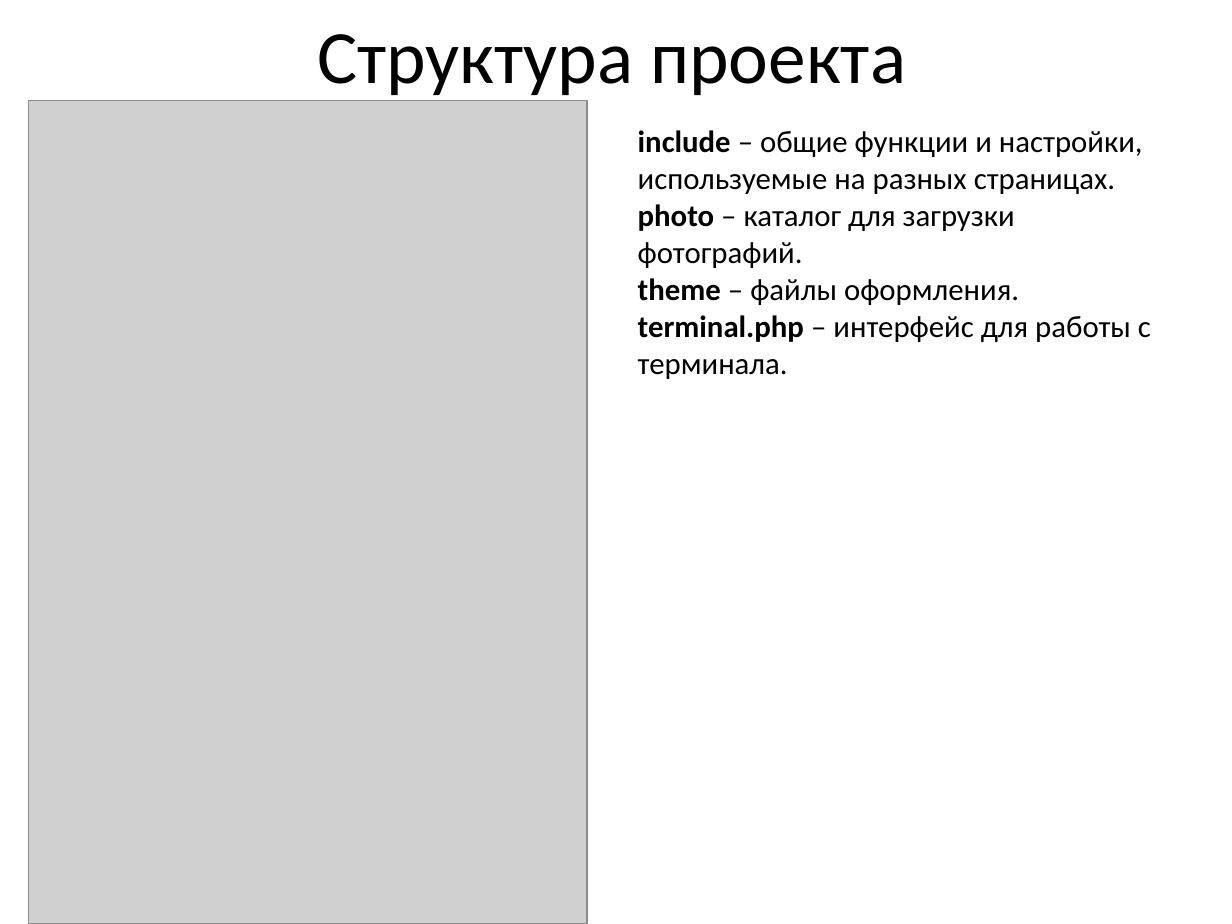
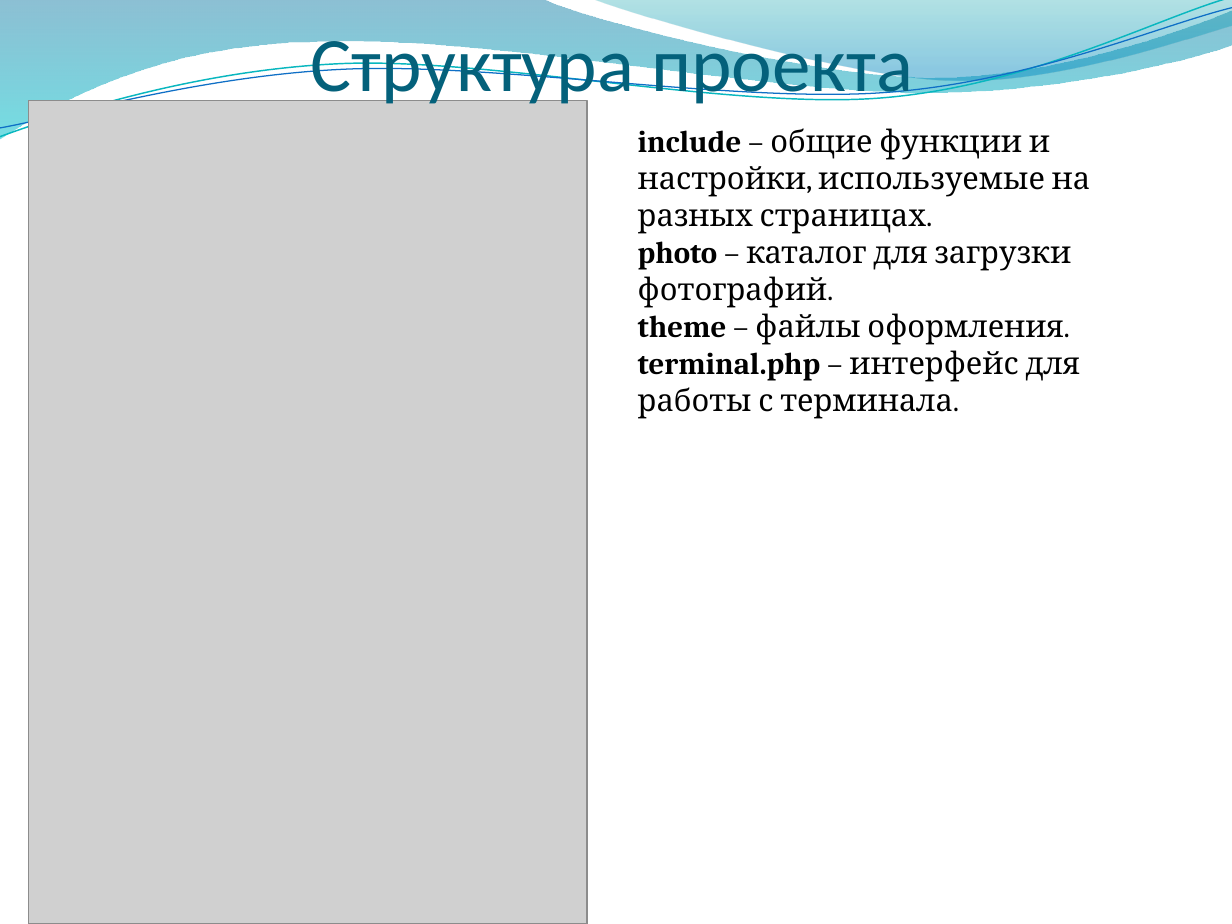
Before and after one commit to stden/diplomx, a slide deck: slide 12 of Шустров Александр Борисович/Презентация - Шустров Александр Борисович.pptx (slide 10 before the commit). Drawn at 1232x924 pixels with LibreOffice and Linux fonts; fonts in the diff are those of the drawing; grey boxes stand for pictures; background and template pictures are left out. Boxes give left, top, right and bottom in pixels: in the first picture for what was removed or moved away, otherwise in the second. Text is boxed around its words. In the diff, an @@ line names an element or a change of style, - is before the commit and + after.

```diff
--- a/Шустров Александр Борисович/Презентация - Шустров Александр Борисович.pptx
+++ b/Шустров Александр Борисович/Презентация - Шустров Александр Борисович.pptx
@@ freeform shape added at bbox=[0, 0, 1232, 139], fill gradient #0074A1 to #00C6CF @@
@@ freeform shape added at bbox=[0, 0, 1232, 144], outline #0AB8BF 0.85 pt @@
@@ freeform shape added at bbox=[0, 8, 1232, 137], outline #0F6FC6 0.75 pt @@
@@ title "Структура проекта" at bbox=[311, 28, 913, 110]: size 44 to 45 pt, text colour #000000 to #04617B; vertical alignment middle to bottom @@
@@ freeform shape added at bbox=[590, 0, 1232, 85], fill gradient #00A1A9 to #008BBF @@
@@ text "include – общие функции и ..." at bbox=[638, 128, 1090, 419]: font Calibri to Cambria @@
```
Also in this commit, not shown: 10 other slides changed, 2 slides added, 5 other files.
